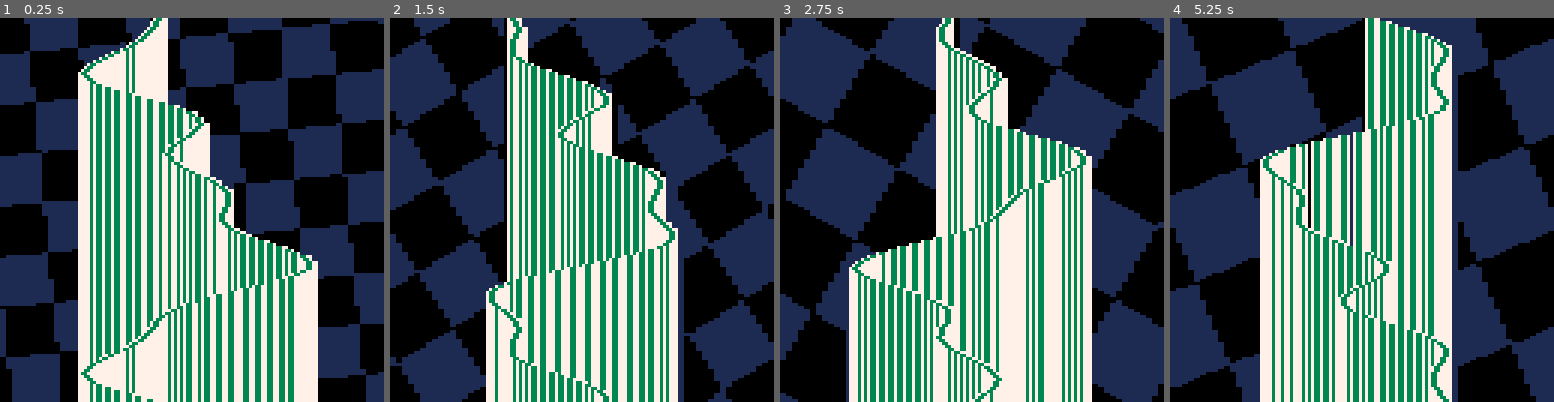
Above: before the commit, frames 1-4 (left to right).
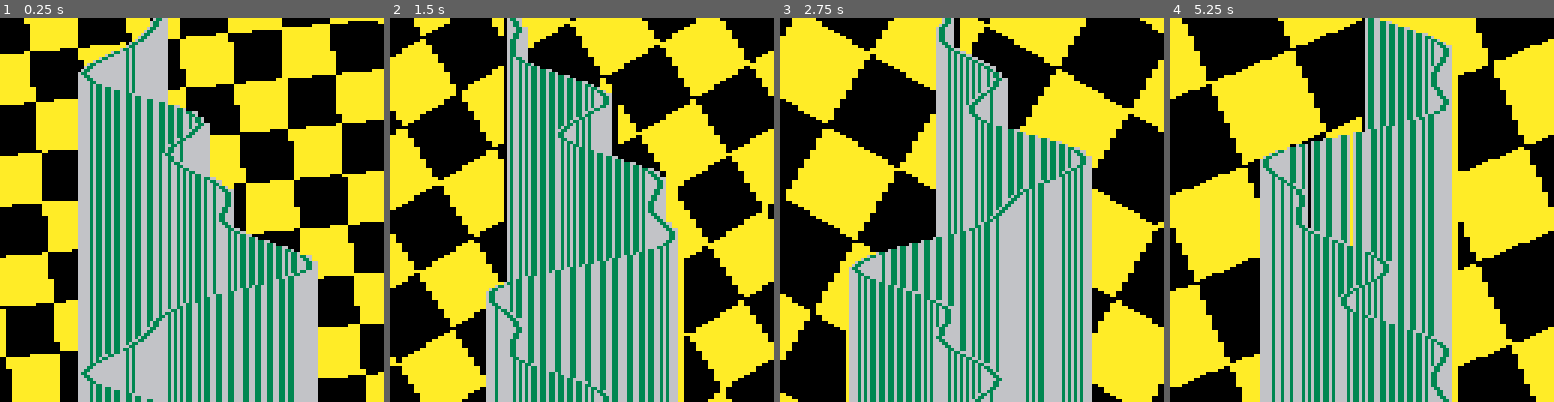
Above: after the commit, the same moments.

Repository: Megus/pico-8-experiments
Game: PICO-8 cartridge kefrens_bars.p8
The game is run twice, just before and just after one commit, with the same random seed, the same clock (stepped at 60 frames per second) and the same inputs.
Inputs:
- Up to frame 1 (0.25 s): no input
- Up to frame 2 (1.5 s): no input
- Up to frame 3 (2.75 s): no input
- Up to frame 4 (5.25 s): no input

The runs differ from the first frame. In frame 1, 54% of the frame differs, in the area x 0-100%, y 0-100%; in frame 2, 51%; in frame 3, 53%; in frame 4, 54%.

Commit message:
Colors in kefrens

Diff:
--- a/kefrens_bars.p8
+++ b/kefrens_bars.p8
@@ -50,19 +50,19 @@
 			if (xr + 2 > hx) hx = xr + 2
 
 			if x % 2 == 0 then
-				poke(0x4300 + xr, 0x37)
-				poke(0x4301 + xr, 0x73)
+				poke(0x4300 + xr, 0x36)
+				poke(0x4301 + xr, 0x63)
 			else
-				poke(0x4300 + xr, band(peek(0x4300 + xr), 0xf) + 0x70)
+				poke(0x4300 + xr, band(peek(0x4300 + xr), 0xf) + 0x60)
 				poke(0x4301 + xr, 0x33)
-				poke(0x4302 + xr, band(peek(0x4300 + xr), 0xf0) + 0x07)
+				poke(0x4302 + xr, band(peek(0x4300 + xr), 0xf0) + 0x06)
 			end
 
 			-- Roto-zoomer
 			ztx = zsx + i / 2 * zdy
 			zty = zsy + i / 2 * zdx
 			for c = 0, lx - 1 do
-				poke(0x4300 + c, (band(bxor(zty, ztx), 8) == 8) and 0x11 or 0)
+				poke(0x4300 + c, (band(bxor(zty, ztx), 8) == 8) and 0xaa or 0)
 				ztx += zdx
 				zty -= zdy
 			end
@@ -71,7 +71,7 @@
 			zty -= zdy * (hx - lx + 1)
 
 			for c = hx + 1, 63 do
-				poke(0x4300 + c, (band(bxor(zty, ztx), 8) == 8) and 0x11 or 0)
+				poke(0x4300 + c, (band(bxor(zty, ztx), 8) == 8) and 0xaa or 0)
 				ztx += zdx
 				zty -= zdy
 			end
Not shown, changed: README.md
